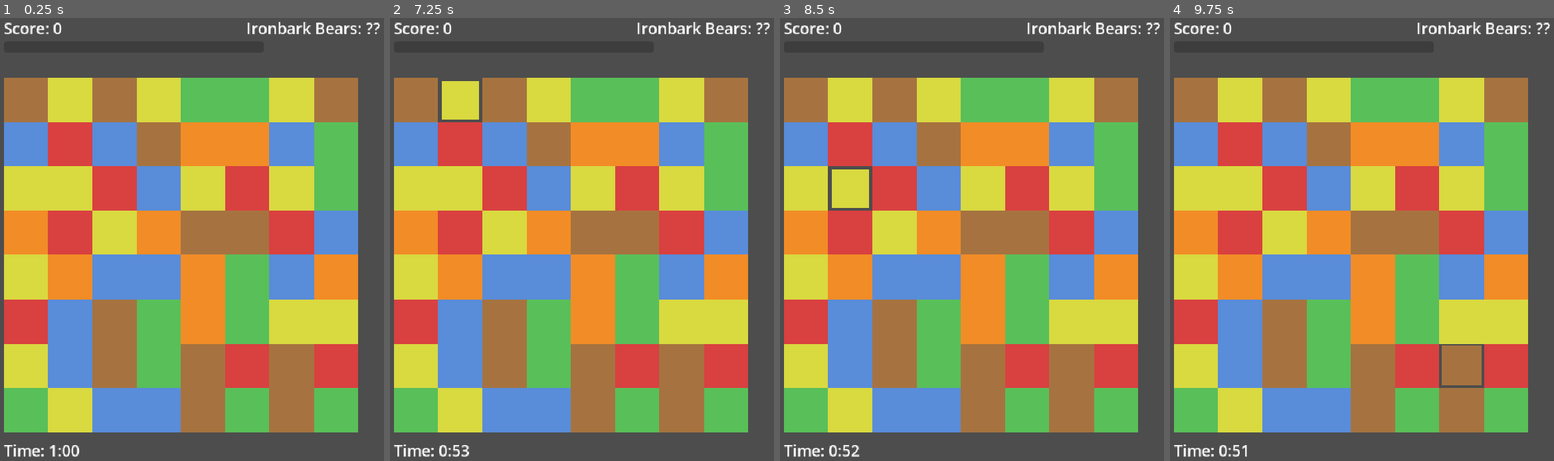
Above: before the commit, frames 1-4 (left to right).
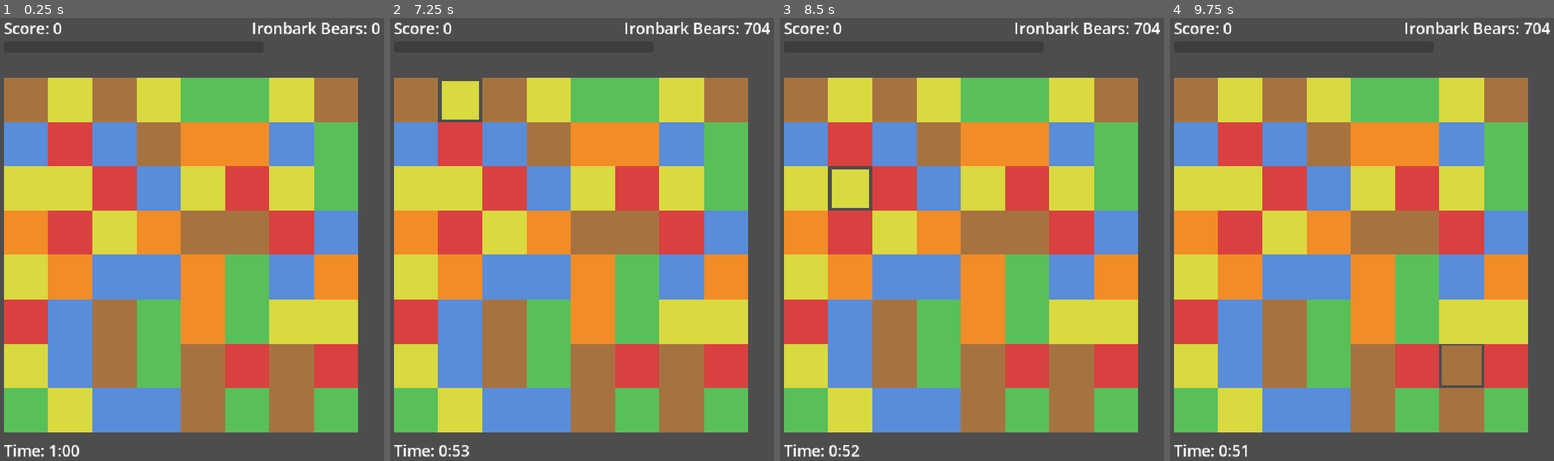
Above: after the commit, the same moments.

Repository: Pazderk/Wild-League-Match
Game: Godot game, scene res://scenes/board.tscn
Two runs of this game, one before a commit and one after it. Both use one fixed random seed, a clock stepped at 60 frames per second and the inputs below.
Inputs (mouse positions are in pixels of both pictures, inside the frame that each line leads up to):
- Up to frame 1 (0.25 s): no input
- Up to frame 2 (7.25 s): tap Enter at 0.5, 2.75, 5 s; move the mouse to (416, 102) at 0.52 s; click (416, 102) at 0.67 s; move the mouse to (416, 146) at 1.27 s; click (416, 146) at 1.42 s; tap Space at 2, 3.5, 5.75 s; move the mouse to (416, 190) at 2.02 s; click (416, 190) at 2.17 s; move the mouse to (416, 235) at 2.77 s; click (416, 235) at 2.92 s; move the mouse to (416, 279) at 3.52 s; click (416, 279) at 3.67 s; move the mouse to (416, 323) at 4.27 s; click (416, 323) at 4.42 s; move the mouse to (416, 367) at 5.02 s; click (416, 367) at 5.17 s; move the mouse to (416, 412) at 5.77 s; click (416, 412) at 5.92 s; move the mouse to (459, 102) at 6.52 s; click (459, 102) at 6.67 s
- Up to frame 3 (8.5 s): move the mouse to (849, 146) at 7.27 s; click (849, 146) at 7.42 s; move the mouse to (849, 190) at 8.02 s; click (849, 190) at 8.17 s
- Up to frame 4 (9.75 s): move the mouse to (1239, 235) at 8.77 s; click (1239, 235) at 8.92 s; move the mouse to (1481, 354) at 9.52 s; click (1481, 354) at 9.67 s

The runs differ from the first frame. In frame 1, 0.5% of the frame differs, in the area x 64-99%, y 0-4%; in frame 2, 0.6%, in the area x 61-99%, y 0-4%; in frame 3, 0.6%; in frame 4, 0.6%.

Commit message:
Add decoy opponent score, raise Hot Hand cap, tighten its decay
- The opponent's HUD number now climbs in irregular bursts toward an
  independent decoy ceiling (a second, unrelated roll from the same team's
  range) for the first 45 seconds, instead of sitting behind a static "??".
  It snaps to the real fixed target at the 15s-remaining reveal, same as
  before. Verified the decoy diverges from the real value throughout and
  the label switches over correctly at reveal.
- Hot Hand max streak raised 5 -> 8 and its idle-decay window tightened
  4.0s -> 3.0s, so it represents a longer sustained run and is a little
  easier to lose to a pause, per a 25-game playtest showing it capped out
  in every single game at the old settings.

Diff:
--- a/scripts/board.gd
+++ b/scripts/board.gd
@@ -33,16 +33,21 @@
 # 10s Rally window itself) resumes.
 const RALLY_ANNOUNCE_DURATION := 2.0
 
-# The opponent's score is rolled (from the current team's range) and fixed
-# at game start, but stays hidden on the HUD until this many seconds remain —
-# a Walk-off Win can't happen before the reveal, so the earliest one can ever
-# fire is right at this mark.
+# The opponent's real score is rolled (from the current team's range) and
+# fixed at game start, but stays hidden until this many seconds remain — a
+# Walk-off Win can't happen before the reveal, so the earliest one can ever
+# fire is right at this mark. Until then the HUD shows a decoy number (an
+# independent second roll from the same team's range) climbing toward its
+# own ceiling, so most of the game shows *a* live-looking number without
+# giving away the real target to beat.
 const OPPONENT_REVEAL_TIME_LEFT := 15.0
+const DECOY_TICK_MIN := 2.5
+const DECOY_TICK_MAX := 5.0
 
 # Consecutive successful swaps build a small bonus on top of everything else;
 # a whiffed swap or a few idle seconds resets it.
-const HOT_HAND_DECAY_IDLE_SECONDS := 4.0
-const HOT_HAND_MAX_STREAK := 5
+const HOT_HAND_DECAY_IDLE_SECONDS := 3.0
+const HOT_HAND_MAX_STREAK := 8
 const HOT_HAND_BONUS_PER_STACK := 0.1
 
 # Walk-off celebration: real-world seconds the slow-motion beat lasts,
@@ -91,6 +96,10 @@
 
 var opponent_score := 0
 var opponent_revealed := false
+var decoy_score := 0
+var decoy_ceiling := 0
+var decoy_tick_timer := 0.0
+var decoy_next_tick := 0.0
 
 var hot_hand_streak := 0
 var hot_hand_idle_timer := 0.0
@@ -111,7 +120,9 @@
 	current_team_name = team.name
 	target_score = SeasonManager.roll_target_score()
 	opponent_score = target_score
-	opponent_label.text = "%s: ??" % current_team_name
+	decoy_ceiling = SeasonManager.roll_target_score() # independent re-roll, just for the decoy display
+	decoy_next_tick = randf_range(DECOY_TICK_MIN, DECOY_TICK_MAX)
+	opponent_label.text = "%s: 0" % current_team_name
 
 	_update_time_label()
 	rally_bar.max_value = RALLY_METER_MAX
@@ -139,10 +150,17 @@
 		time_left = max(time_left - delta, 0.0)
 		_update_time_label()
 
-		if not opponent_revealed and time_left <= OPPONENT_REVEAL_TIME_LEFT:
-			opponent_revealed = true
-			opponent_label.text = "%s: %d" % [current_team_name, opponent_score]
-			_show_big_play("FINAL STRETCH!")
+		if not opponent_revealed:
+			if time_left <= OPPONENT_REVEAL_TIME_LEFT:
+				opponent_revealed = true
+				opponent_label.text = "%s: %d" % [current_team_name, opponent_score]
+				_show_big_play("FINAL STRETCH!")
+			else:
+				decoy_tick_timer += delta
+				if decoy_tick_timer >= decoy_next_tick:
+					decoy_tick_timer = 0.0
+					decoy_next_tick = randf_range(DECOY_TICK_MIN, DECOY_TICK_MAX)
+					_tick_decoy_score()
 
 		hot_hand_idle_timer += delta
 		if hot_hand_idle_timer >= HOT_HAND_DECAY_IDLE_SECONDS and hot_hand_streak > 0:
@@ -158,6 +176,20 @@
 		rally_status_label.text = "RALLY! x%d (%ds)" % [RALLY_MULTIPLIER, ceil(rally_time_left)]
 		if rally_time_left <= 0.0:
 			rally_status_label.visible = false
+
+
+## Climbs in irregular bursts toward decoy_ceiling (an independent roll,
+## unrelated to the real opponent_score) during the pre-reveal window — a
+## visibly "alive" scoreboard number that gives no real information about
+## the actual target, which stays hidden until the reveal.
+func _tick_decoy_score() -> void:
+	var window := SESSION_SECONDS - OPPONENT_REVEAL_TIME_LEFT
+	var time_fraction: float = clamp((SESSION_SECONDS - time_left) / window, 0.0, 1.0)
+	var expected: float = decoy_ceiling * time_fraction
+	var deficit: float = max(expected - decoy_score, 0.0)
+	var gain: int = int(max(15.0, deficit * randf_range(0.6, 1.4)))
+	decoy_score += gain
+	opponent_label.text = "%s: %d" % [current_team_name, decoy_score]
 
 
 func _update_time_label() -> void:
Not shown, changed: docs/index.html
Not shown, changed: docs/index.pck
